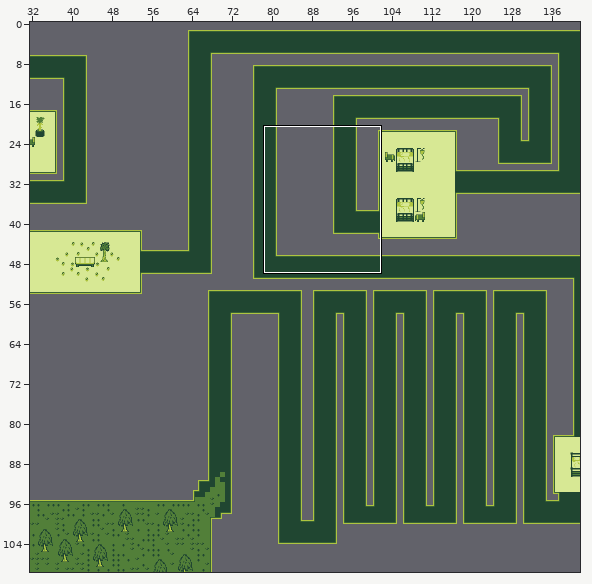
Tiled map: assets/tiled/main_map.tmx. Above: a wide view before the commit, with the close-up outlined.
Close-up. As it was:
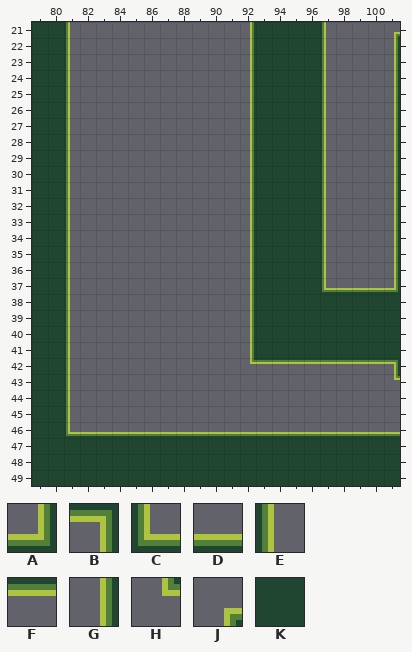
Cells are 8x8 px. Shown: x 79..101, y 21..49. The commit also changed other parts of the map, which this record leaves out.
Key: from "world": A 11, B 12, C 13, D 44, E 45, F 46, G 47, H 64, J 66, K 170.
_ is an empty cell.
Layer "Tile Layer 1" before, first column x 79:
21 KKE__________GKKKKE___J
22 KKE__________GKKKKE___G
23 KKE__________GKKKKE___G
24 KKE__________GKKKKE___G
25 KKE__________GKKKKE___G
26 KKE__________GKKKKE___G
27 KKE__________GKKKKE___G
28 KKE__________GKKKKE___G
29 KKE__________GKKKKE___G
30 KKE__________GKKKKE___G
31 KKE__________GKKKKE___G
32 KKE__________GKKKKE___G
33 KKE__________GKKKKE___G
34 KKE__________GKKKKE___G
35 KKE__________GKKKKE___G
36 KKE__________GKKKKE___G
37 KKE__________GKKKKCDDDA
38 KKE__________GKKKKKKKKK
39 KKE__________GKKKKKKKKK
40 KKE__________GKKKKKKKKK
41 KKE__________GKKKKKKKKK
42 KKE__________HFFFFFFFFB
43 KKE___________________H
44 KKE____________________
45 KKE____________________
46 KKCDDDDDDDDDDDDDDDDDDDD
47 KKKKKKKKKKKKKKKKKKKKKKK
48 KKKKKKKKKKKKKKKKKKKKKKK
49 KKKKKKKKKKKKKKKKKKKKKKK
After:
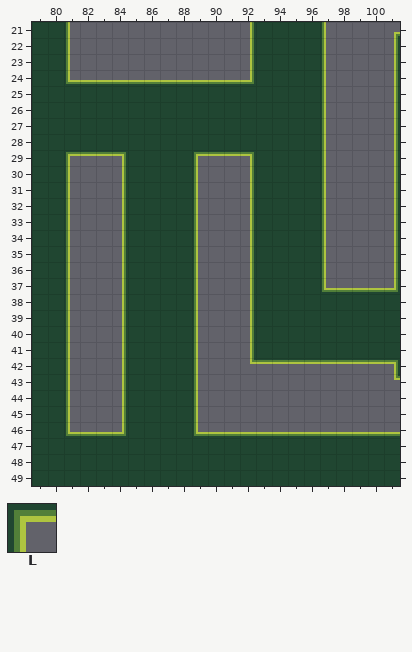
Further tiles: from "world": L 10.
Edits made:
Layer "Tile Layer 1":
y 24: x 81..92 E__________G -> CDDDDDDDDDDA
y 25..28: x 81..92 E__________G -> KKKKKKKKKKKK
y 29: x 81..92 E__________G -> LFFBKKKKLFFB
y 30..45: x 84..89 ______ -> GKKKKE
y 46: x 84..89 DDDDDD -> AKKKKC
Where, in picture pixels (left, top, right, bottom), the same in both close-ups:
changed: (66, 80, 254, 436)
